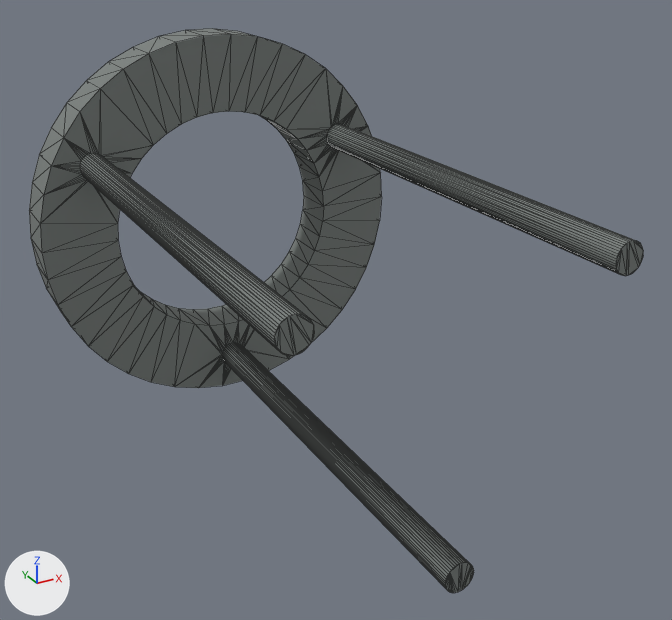
The OBJ model ros2_ws/src/fs_description/meshes/jaal/tamp_link.obj: old version first, new version second.
Camera for both pictures: a 50 mm camera at (-0.187, -0.468, 0.165) aimed at (0.019, -0.092, -0.022). The axes (+X, +Y, +Z) are drawn at lower left. The lights are the same throughout. The older version comes first. Mesh edges are drawn as thin lines. Where no turn or scale is listed for an object, it has been applied to the vertices. Vertices at exactly the same position are counted once.

Objects in the first picture: 'ring_0'.
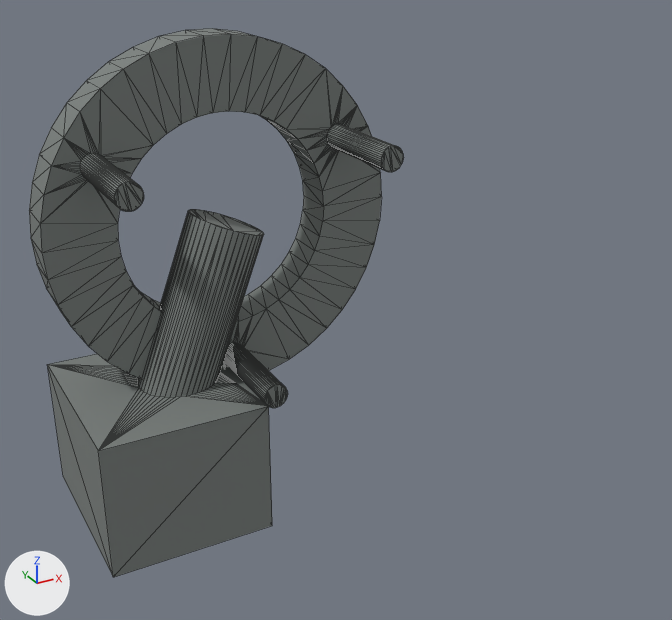
What differs and where, as boxes (x1, y1, x2, y2) in the pictures (672 x 620 px; the box of a moved part takes in the faces that stretch with it):
'ring_0', reshaped (39% narrower, 33% shorter): before (29, 29, 643, 593); after (29, 29, 403, 408)
'carriage_1', added: after (47, 209, 272, 577)
part 1 of me_ring_0, moved or reshaped: before (222, 343, 474, 593); after (224, 343, 288, 408)
part 2 of me_ring_0, moved or reshaped: before (80, 153, 314, 356); after (80, 153, 144, 212)
part 3 of me_ring_0, moved or reshaped: before (326, 124, 643, 276); after (326, 124, 403, 172)

Edits to the bpy script that builds the scene:
```text
Change me_ring_0:
    used by ob_ring_0; location = (0.0, 0.0, 0.0)
    remove me_ring_0.from_pydata(...)  # 420 vertices, 840 faces; spans x -0.102..0.102, y -0.23..0.026, z -0.102..0.102
    add me_ring_0.from_pydata(...)  # 420 vertices, 840 faces; spans x -0.102..0.102, y -0.06..0.026, z -0.102..0.102
    me_ring_0 part 1: all 42 vertices in x -0.007..0.007, y -0.23, z -0.089..-0.075 are moved by (0.0, 0.17, 0.0)
    me_ring_0 part 2: all 42 vertices in x -0.078..-0.064, y -0.23, z 0.034..0.048 are moved by (0.0, 0.17, 0.0)
    me_ring_0 part 3: all 42 vertices in x 0.064..0.078, y -0.23, z 0.034..0.048 are moved by (0.0, 0.17, 0.0)
Add me_carriage_1:
    me_carriage_1.from_pydata(...)  # 98 vertices, 192 faces; spans x -0.098..0.021, y -0.055..0.055, z -0.17..0.008
    me_carriage_1.materials.append(mat_graphite_100)  # grey #797e7c
Add ob_carriage_1:
    ob_carriage_1 = bpy.data.objects.new('carriage_1', me_carriage_1)
    ob_carriage_1.location = (0.0, 0.0, 0.0)
```
